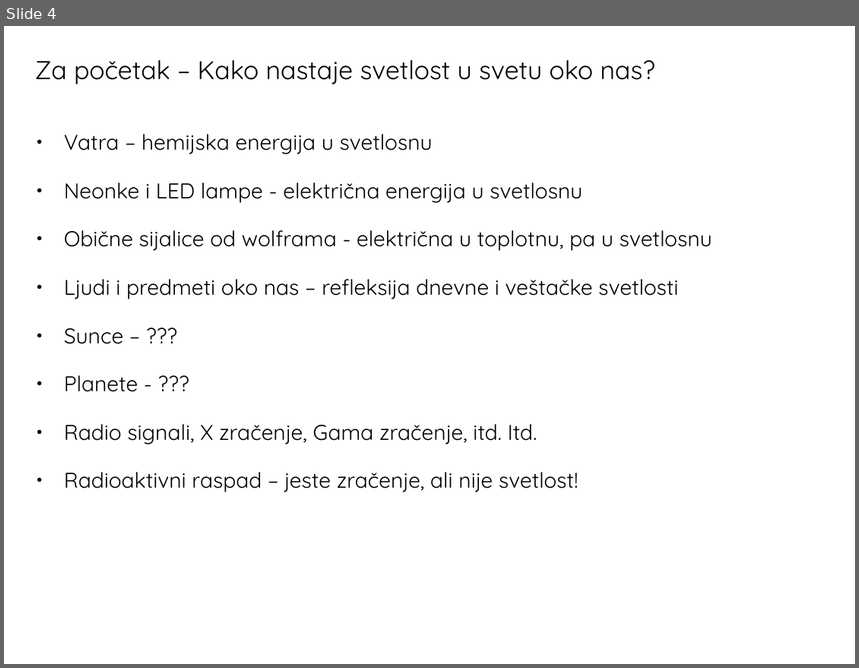
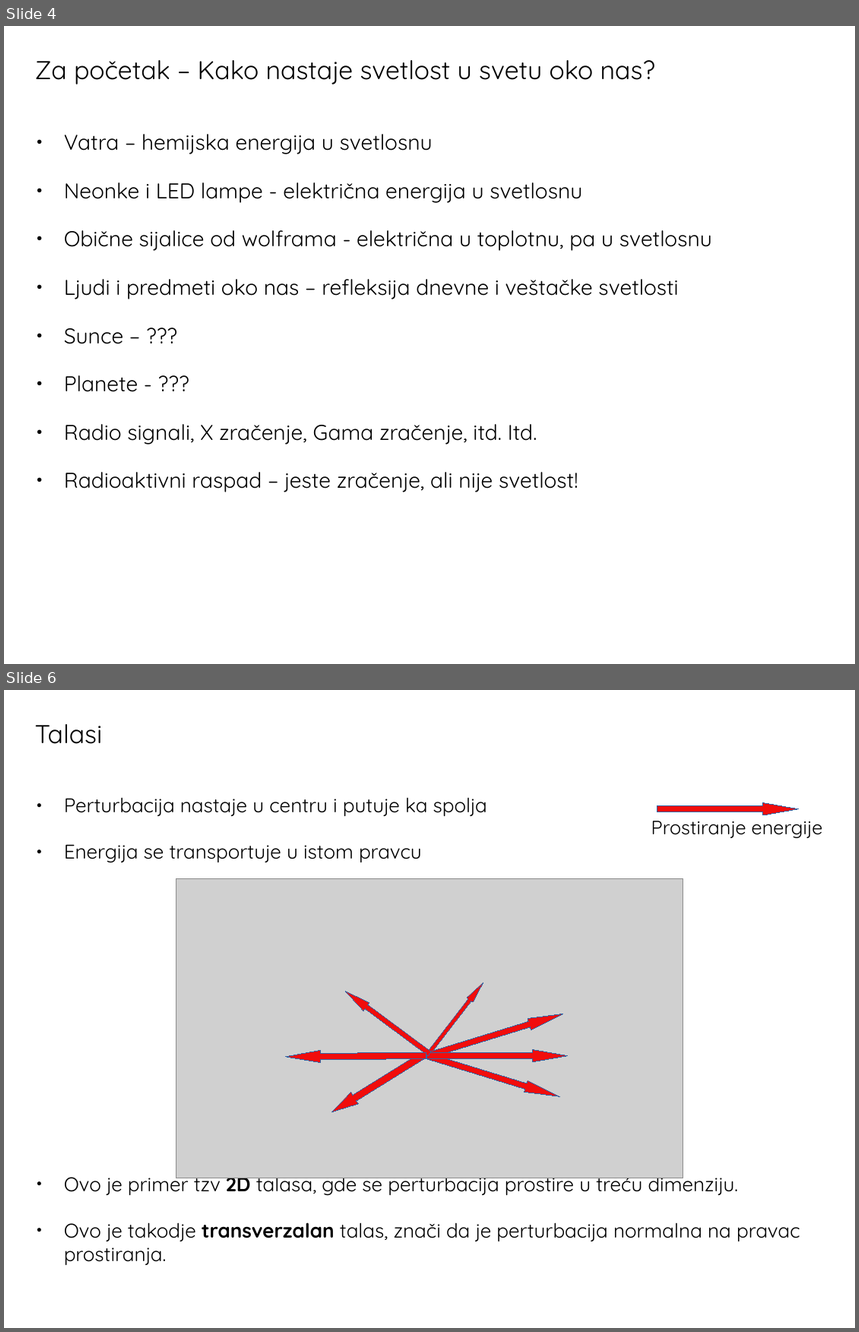
Before and after one commit to ivanzmilic/OPA22, a slide deck: Predavanje_06_EM_zracenje.odp. Shown one above the other, each under a label of ours: slide 4 before the commit, slides 4 and 6 after it; the slides between them are not shown. The pictures are 859x668 and 859x1332 pixels, drawn with LibreOffice and Linux fonts; fonts in the diff are those of the drawing; grey boxes stand for pictures. Boxes give left, top, right and bottom in pixels: in the first picture for what was removed or moved away, otherwise in the second. Text is boxed around its words. In the diff, an @@ line names an element or a change of style, - is before the commit and + after.

```diff
--- a/Predavanje_06_EM_zracenje.odp
+++ b/Predavanje_06_EM_zracenje.odp
@@ slide 6 added at bbox=[4, 690, 855, 1328], background #FFFFFF @@
@@ title added at bbox=[35, 724, 103, 744], 24 pt, text #000000 @@
+Talasi
@@ text added at bbox=[64, 798, 800, 1265], 18.5 pt, text #000000 @@
+● Perturbacija nastaje u centru i putuje ka spolja
+● Energija se transportuje u istom pravcu
+● Ovo je primer tzv 2D talasa, gde se perturbacija prostire u treću dimenziju.
+● Ovo je takodje transverzalan talas, znači da je perturbacija normalna na pravac prostiranja.
@@ right arrow added at bbox=[658, 802, 798, 815], fill #F10D0C, outline #3465A4 0 pt @@
@@ text added at bbox=[652, 814, 823, 838], 18 pt, text #000000 @@
+Prostiranje energije
@@ picture added at bbox=[177, 879, 683, 1179] @@
@@ right arrow added at bbox=[427, 980, 487, 1055], fill #F10D0C, outline #3465A4 0 pt @@
@@ right arrow added at bbox=[343, 987, 433, 1058], fill #F10D0C, outline #3465A4 0 pt @@
@@ right arrow added at bbox=[427, 1008, 565, 1061], fill #F10D0C, outline #3465A4 0 pt @@
@@ right arrow added at bbox=[286, 1049, 427, 1063], fill #F10D0C, outline #3465A4 0 pt @@
@@ right arrow added at bbox=[329, 1049, 427, 1118], fill #F10D0C, outline #3465A4 0 pt @@
@@ right arrow added at bbox=[424, 1049, 561, 1102], fill #F10D0C, outline #3465A4 0 pt @@
@@ right arrow added at bbox=[427, 1050, 568, 1062], fill #F10D0C, outline #3465A4 0 pt @@
```
Also in this commit, not shown: 1 slide changed, 4 other slides added.
